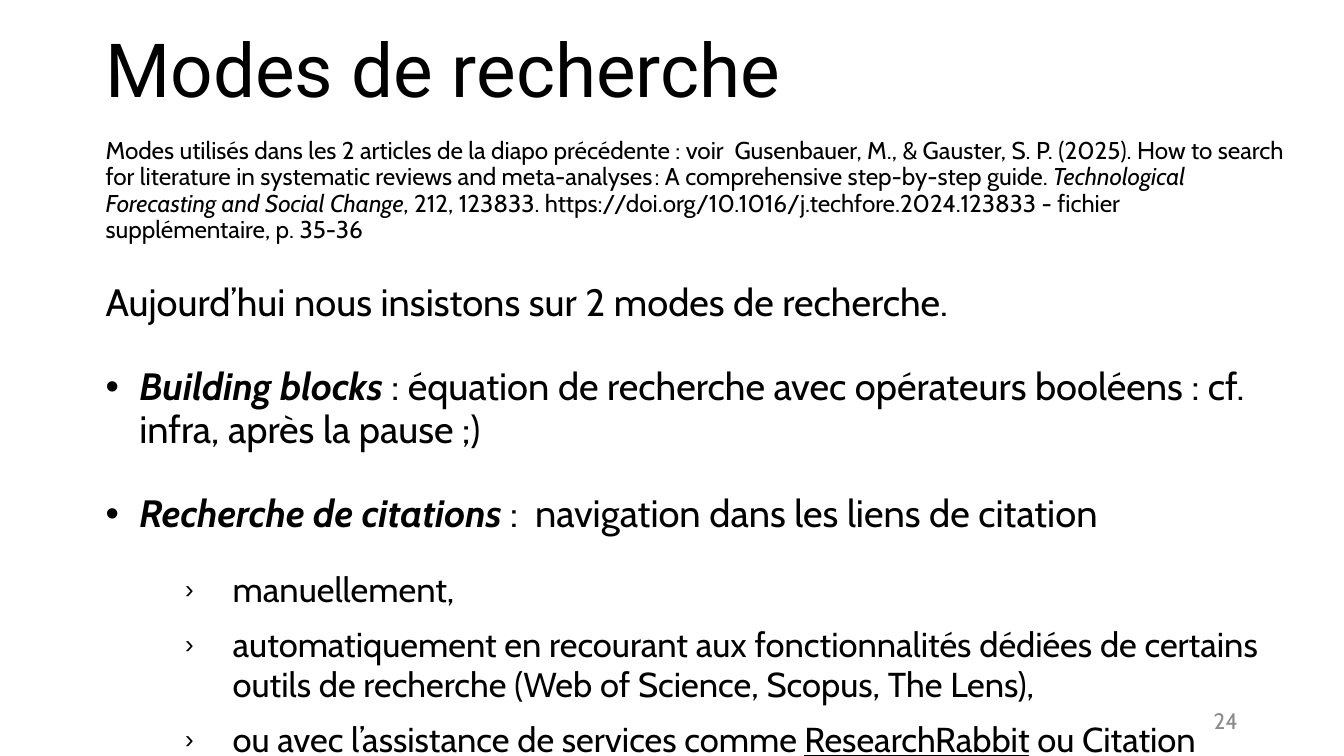
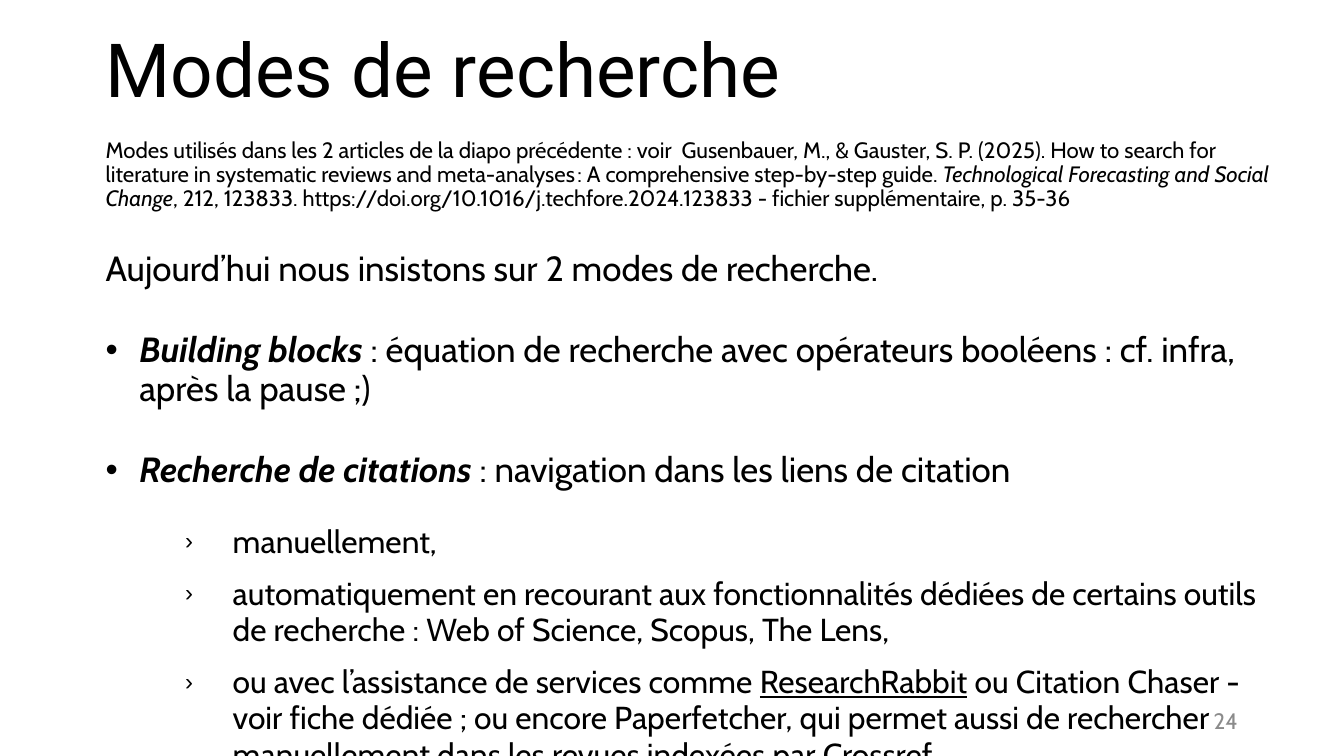
Before and after one commit to fflamerie/intro_revlit, a slide deck: slide 24 of docs/Intro_RevLit.odp. Drawn at 1344x756 pixels with LibreOffice and Linux fonts; fonts in the diff are those of the drawing. Boxes give left, top, right and bottom in pixels: in the first picture for what was removed or moved away, otherwise in the second. Text is boxed around its words. In the diff, an @@ line names an element or a change of style, - is before the commit and + after.

Commit message:
màj paperfetcher

```diff
--- a/docs/Intro_RevLit.odp
+++ b/docs/Intro_RevLit.odp
@@ text at (106, 141, 1269, 557): size 12.9 to 11.9 pt in "Modes utilisés dans les 2 articles de ..."; size 20.4 to 18.7 pt in "Aujourd’hui nous insistons sur 2 modes de ...", "Building blocks : équation de recherche avec ...", "Recherche de citations : navigation dans les ..."; size 18.5 to 17 pt in "manuellement," @@
@@ text at (233, 581, 1256, 737): text changed; size 18.5 to 17 pt @@
-  › automatiquement en recourant aux fonctionnalités dédiées de certains outils de recherche (Web of Science, Scopus, The Lens),
-  › ou avec l’assistance de services comme ResearchRabbit ou Citation Chaser - voir fiche dédiée
+  › automatiquement en recourant aux fonctionnalités dédiées de certains outils de recherche : Web of Science, Scopus, The Lens,
+  › ou avec l’assistance de services comme ResearchRabbit ou Citation Chaser - voir fiche dédiée ; ou encore Paperfetcher, qui permet aussi de rechercher manuellement dans les revues indexées par Crossref
```
Also in this commit, not shown: 1 other file.
